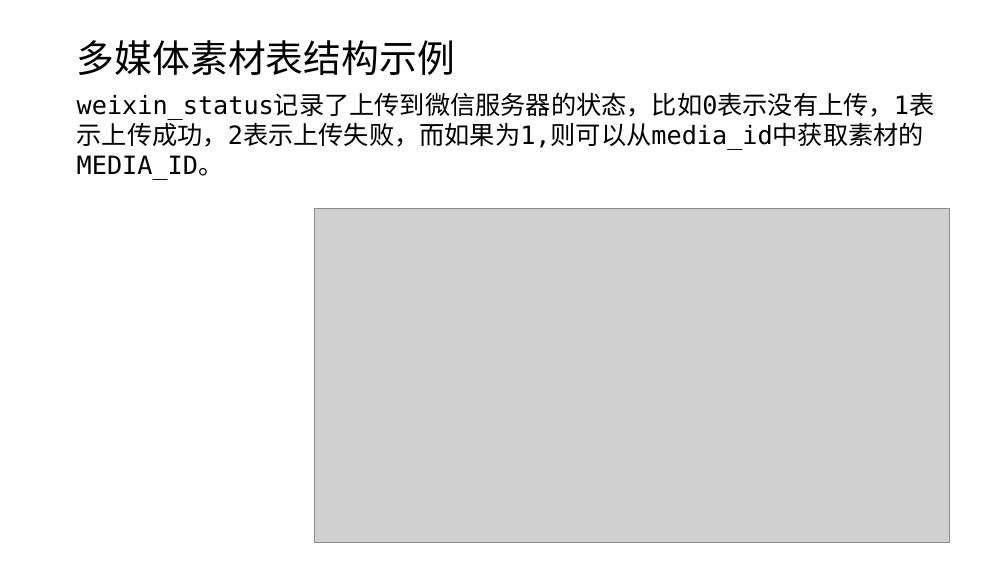
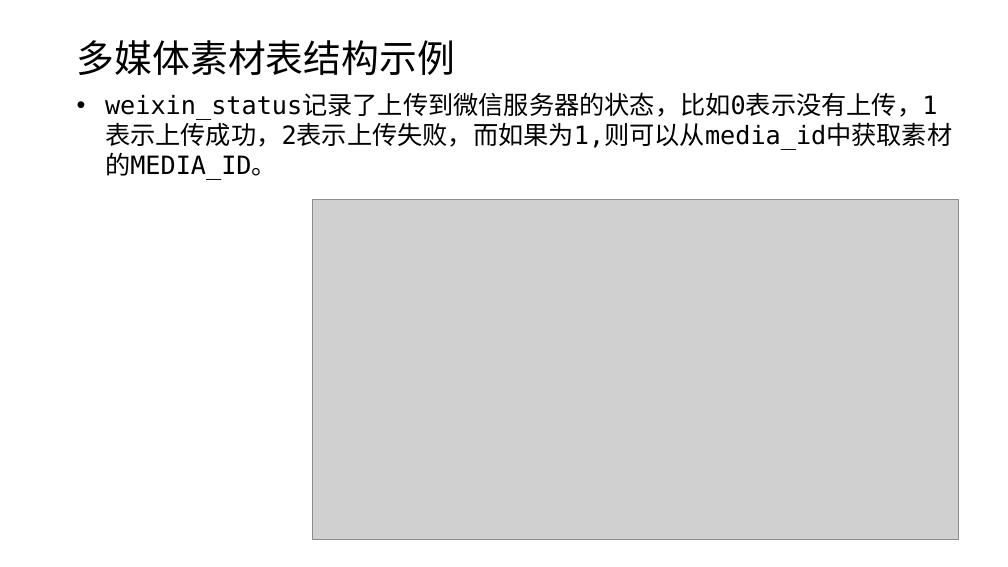
Before and after one commit to edu2act/course-wechat-and-miniprogram, a slide deck: slide 4 of ch08/设计素材与网站资源管理架构.pptx. Drawn at 1008x567 pixels with LibreOffice and Linux fonts; fonts in the diff are those of the drawing; grey boxes stand for pictures. Boxes give left, top, right and bottom in pixels: in the first picture for what was removed or moved away, otherwise in the second. Text is boxed around its words. In the diff, an @@ line names an element or a change of style, - is before the commit and + after.

```diff
--- a/ch08/设计素材与网站资源管理架构.pptx
+++ b/ch08/设计素材与网站资源管理架构.pptx
@@ text "weixin_status记录了上传到微信服务器的状态，比如0表示没有上传，1表示上传成功，2表示上传失败，而如果为1, ..." at (105,93,952,180): bullet none to • @@
@@ picture: place and size @@
-picture at (315,209,949,542)
+picture at (313,200,959,539)
```
Also in this commit, not shown: 2 other slides changed, 5 other files.
